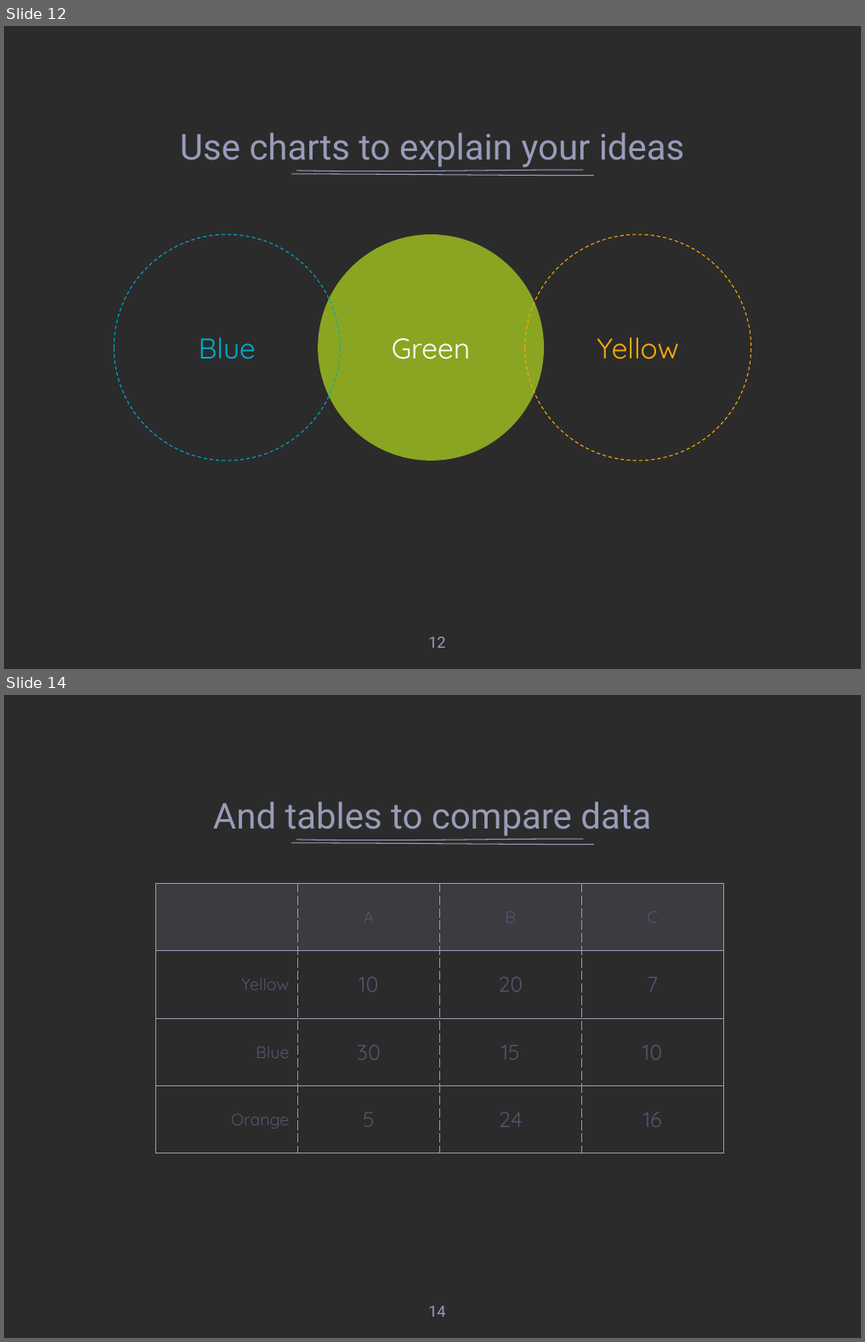
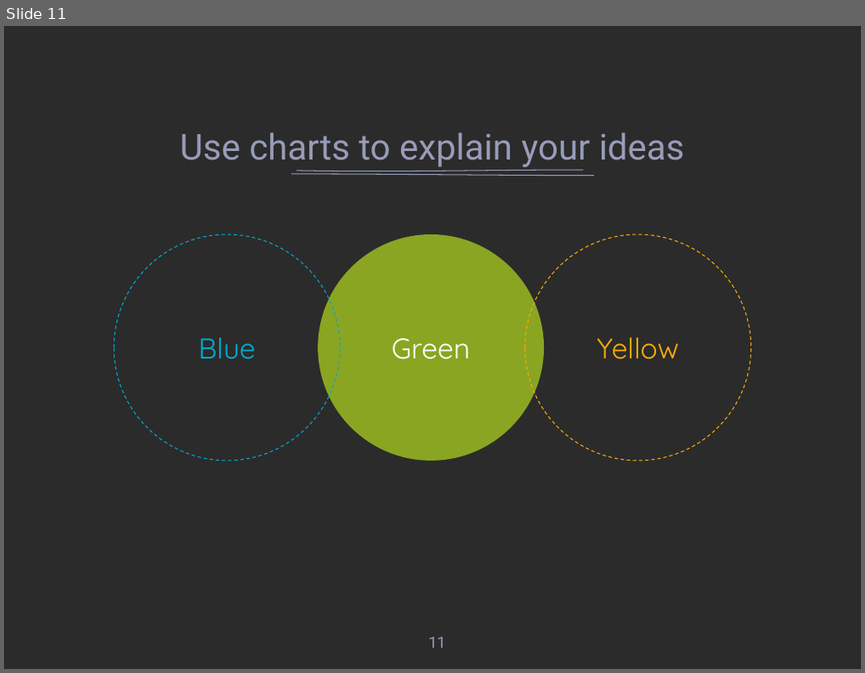
Before and after one commit to codevibess/MOW-SN, a slide deck: Trinculo · SlidesCarnival.pptx. Shown one above the other, each under a label of ours: slides 12 and 14 before the commit, slide 11 after it; the slides between them are not shown. The pictures are 865x1342 and 865x673 pixels, drawn with LibreOffice and Linux fonts; fonts in the diff are those of the drawing; background and template pictures are left out; a plain dark background stands for a picture behind light text. Boxes give left, top, right and bottom in pixels: in the first picture for what was removed or moved away, otherwise in the second. Text is boxed around its words. In the diff, an @@ line names an element or a change of style, - is before the commit and + after.

```diff
--- a/Trinculo · SlidesCarnival.pptx
+++ b/Trinculo · SlidesCarnival.pptx
@@ slide 14 removed at box(4, 695, 861, 1338), background picture (left out); not listed: 2 template elements that a slide beside it also shows @@
@@ title removed at box(213, 801, 651, 836) @@
-And tables to compare data
@@ table removed at box(155, 884, 725, 1164), 4 rows, 4 columns @@
- | A | B | C
-Yellow | 10 | 20 | 7
-Blue | 30 | 15 | 10
-Orange | 5 | 24 | 16
@@ page number removed at box(428, 1305, 445, 1316) @@
-14
@@ what was slide 12 is now slide 11 @@
@@ page number at box(428, 636, 445, 647): text changed @@
-12
+11
```
Also in this commit, not shown: 4 slides changed, 4 slides added, 15 other slides removed.
